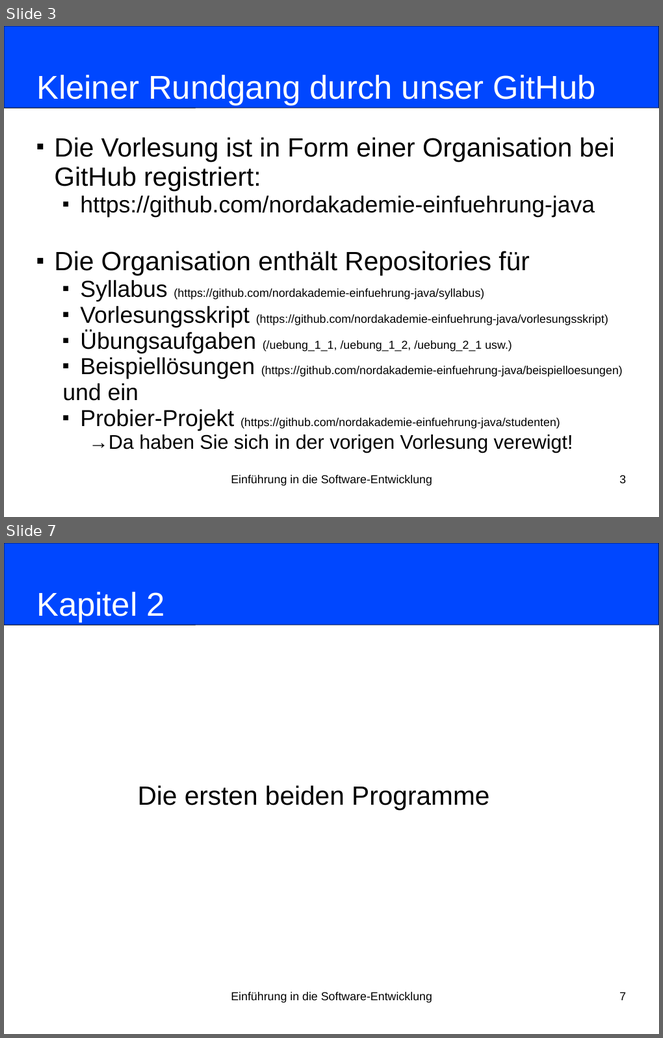
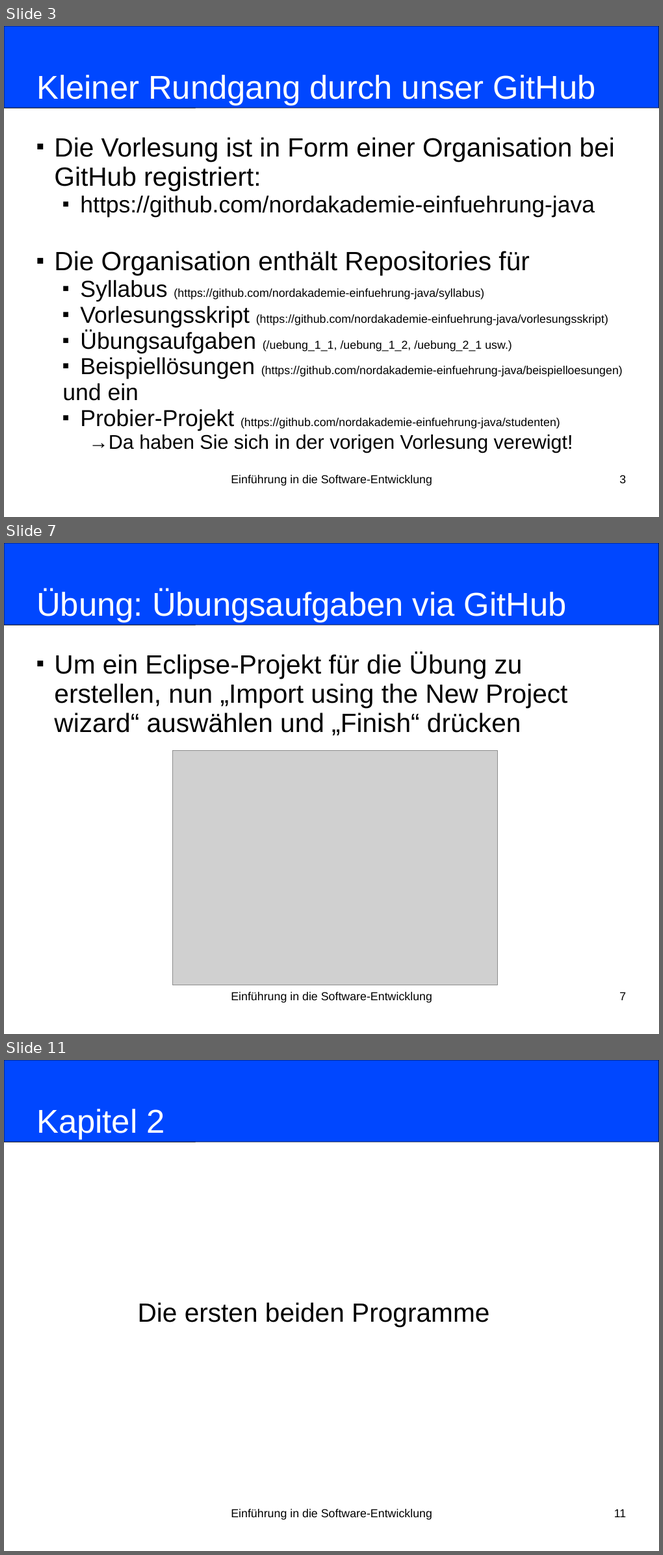
Before and after one commit to nordakademie-einfuehrung-java/vorlesungsskript, a slide deck: folien/Semester_03_Termin_02_Kapitel02.ppt. Shown one above the other, each under a label of ours: slides 3 and 7 before the commit, slides 3, 7 and 11 after it; the slides between them are not shown. The pictures are 663x1038 and 663x1555 pixels, drawn with LibreOffice and Linux fonts; fonts in the diff are those of the drawing; grey boxes stand for pictures. Boxes give left, top, right and bottom in pixels: in the first picture for what was removed or moved away, otherwise in the second. Text is boxed around its words. In the diff, an @@ line names an element or a change of style, - is before the commit and + after.

Commit message:
switched to Eclipse plugin for Git instead of GitHub for Desktop

```diff
--- a/folien/Semester_03_Termin_02_Kapitel02.ppt
+++ b/folien/Semester_03_Termin_02_Kapitel02.ppt
@@ slide 7 added at box(4, 543, 659, 1034), background #FFFFFF @@
@@ rounded rectangle added at box(4, 543, 659, 625), fill #0047FF, outline #000000 0.74 pt @@
@@ title added at box(36, 589, 567, 622), 40 pt, text #FFFFFF @@
+Übung: Übungsaufgaben via GitHub
@@ subtitle added at box(54, 652, 568, 736), 32 pt, text #000000 @@
+■ Um ein Eclipse-Projekt für die Übung zu erstellen, nun „Import using the New Project wizard“ auswählen und „Finish“ drücken
@@ picture added at box(173, 750, 498, 986) @@
@@ text added at box(231, 992, 432, 1003), 14 pt, text #000000 @@
+Einführung in die Software-Entwicklung
@@ page number added at box(620, 992, 626, 1001), 14 pt, text #000000 @@
+7
@@ what was slide 7 is now slide 11 @@
@@ page number at box(614, 1509, 626, 1518): text changed @@
-7
+11
```
Also in this commit, not shown: 3 slides changed, 3 other slides added.
